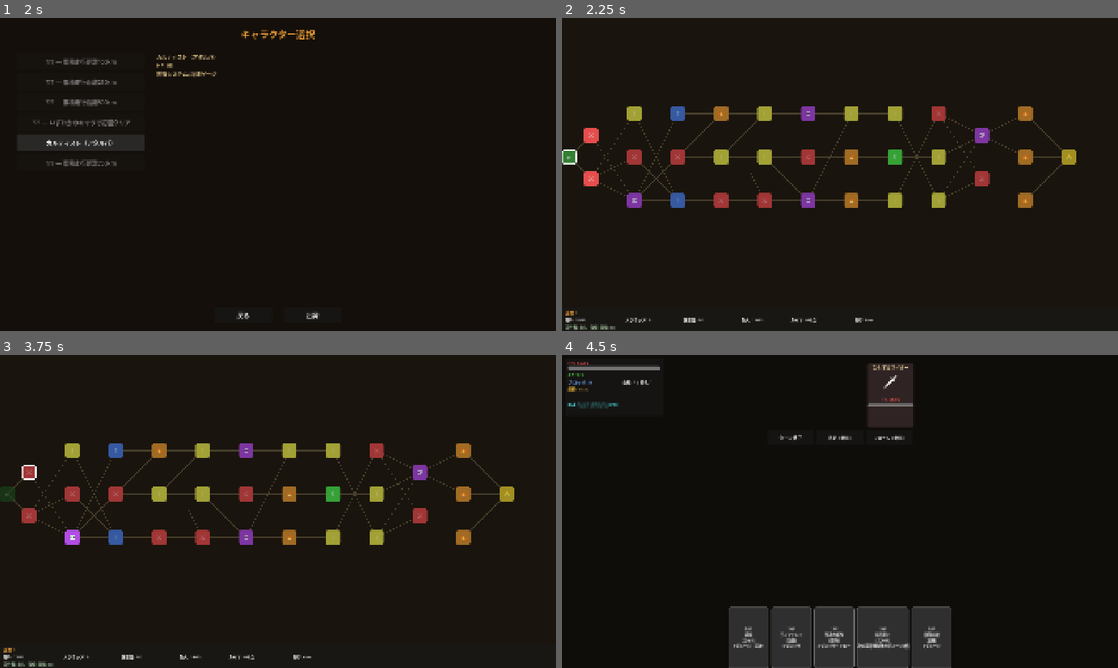
Above: before the commit, frames 1-4 (two rows, left to right).
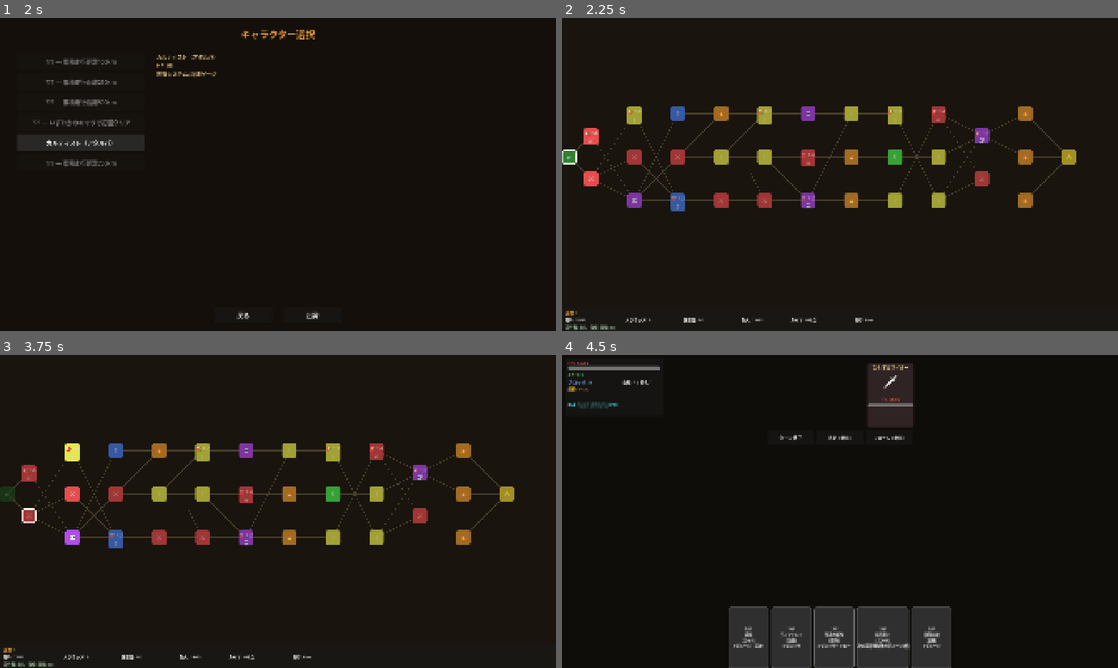
Above: after the commit, the same moments.

Repository: sashimihoutyou/too-fast-to-die
Game: Godot game, scene res://scenes/main/title_screen.tscn
The game is run twice, just before and just after one commit, with the same random seed, the same clock (stepped at 60 frames per second) and the same inputs.
Inputs:
- Up to frame 1 (2 s): click "ニューゲーム" at 0.5 s; click "カルティスト（アタルパ）" at 1.25 s
- Up to frame 2 (2.25 s): click "出発" at 2 s
- Up to frame 3 (3.75 s): click "⚔" at 2.75 s; click "逃走 (1燃料)" at 3.5 s
- Up to frame 4 (4.5 s): click "💀" at 4.25 s

Frame 1 is identical in both runs. In frame 2, 0.4% of the frame differs, in the area x 3-77%, y 29-62%; in frame 3, 0.8%, in the area x 3-77%, y 28-62%; in frame 4, less than 0.1%.

Commit message:
Make fuel routing matter on the map

Diff:
--- a/autoload/game_manager.gd
+++ b/autoload/game_manager.gd
@@ -81,11 +81,20 @@
 	current_state = new_state
 	state_changed.emit(GameState.keys()[new_state])
 
-func advance_node() -> void:
+func get_travel_resource_name() -> String:
+	if current_character != null and current_character.id == &"conqueror":
+		return "水"
+	return "燃料"
+
+func get_travel_resource_icon() -> String:
+	if current_character != null and current_character.id == &"conqueror":
+		return "💧"
+	return "⛽"
+
+func advance_node(travel_cost: int = 2) -> void:
 	current_node_index += 1
 	total_nodes_visited += 1
-	distance_km += randi_range(3, 6)
-	ResourceManager.consume_fuel(2)
+	distance_km += randi_range(3, 6) + travel_cost
 	ResourceManager.damage_bike(1)
 	if ResourceManager.bike_durability <= 0:
 		ResourceManager.consume_fuel(1)
--- a/autoload/save_manager.gd
+++ b/autoload/save_manager.gd
@@ -136,6 +136,7 @@
 			"position": Vector2(float(nd.get("pos_x", 0)), float(nd.get("pos_y", 0))),
 			"connections": nd.get("connections", []),
 			"visited": nd.get("visited", false),
+			"fuel_reward": int(nd.get("fuel_reward", 0)),
 		}
 		GameManager.map_nodes.append(node)
 
@@ -173,5 +174,6 @@
 			"pos_y": pos.y,
 			"connections": node.get("connections", []),
 			"visited": node.get("visited", false),
+			"fuel_reward": int(node.get("fuel_reward", 0)),
 		})
 	return result
--- a/scenes/combat/combat_screen.gd
+++ b/scenes/combat/combat_screen.gd
@@ -507,7 +507,7 @@
 		$PlayerHUD/APLabel.text = "AP: %d/%d" % [CombatManager.ap, CombatManager.max_ap]
 		$PlayerHUD/APLabel.add_theme_color_override("font_color", Color(0.3, 0.8, 0.3))
 	$PlayerHUD/BlockLabel.text = "ブロック: %d" % CombatManager.player_block
-	$PlayerHUD/FuelLabel.text = "燃料: %d/%d" % [ResourceManager.fuel, ResourceManager.tank_capacity]
+	$PlayerHUD/FuelLabel.text = "%s: %d/%d" % [GameManager.get_travel_resource_name(), ResourceManager.fuel, ResourceManager.tank_capacity]
 	$PlayerHUD/DeckLabel.text = "山札: %d | 捨札: %d" % [DeckManager.get_deck_count(), DeckManager.get_discard_count()]
 	$PlayerHUD/StatusLabel.text = _format_status(CombatManager.player_status)
 	_update_gauge_display()
@@ -519,7 +519,8 @@
 	$Controls/EndTurnButton.disabled = not in_turn
 	$Controls/FleeButton.disabled = not in_turn or is_boss
 	$Controls/RerollButton.disabled = not in_turn or ResourceManager.fuel < 1
-	$Controls/FleeButton.text = "逃走不可（ボス）" if is_boss else "逃走 (1燃料)"
+	$Controls/FleeButton.text = "逃走不可（ボス）" if is_boss else "逃走 (1%s)" % GameManager.get_travel_resource_name()
+	$Controls/RerollButton.text = "リロール (1%s)" % GameManager.get_travel_resource_name()
 
 func _auto_end_turn() -> void:
 	var msg := Label.new()
@@ -840,7 +841,7 @@
 func _create_fuel_reward_button(amount: int) -> Button:
 	var btn := Button.new()
 	btn.custom_minimum_size = Vector2(140, 190)
-	btn.text = "燃料\n+%d" % amount
+	btn.text = "%s\n+%d" % [GameManager.get_travel_resource_name(), amount]
 	var style := StyleBoxFlat.new()
 	style.bg_color = Color(0.12, 0.25, 0.15, 0.9)
 	style.corner_radius_top_left = 8
--- a/scenes/map/map_screen.gd
+++ b/scenes/map/map_screen.gd
@@ -51,8 +51,9 @@
 	for node: Dictionary in map_nodes:
 		var btn := Button.new()
 		var node_type: MapGenerator.NodeType = node["type"]
-		btn.text = MapGenerator.get_node_type_icon(node_type)
-		btn.tooltip_text = MapGenerator.get_node_type_name(node_type)
+		var fuel_reward: int = int(node.get("fuel_reward", 0))
+		btn.text = _get_node_button_text(node_type, fuel_reward)
+		btn.tooltip_text = _get_node_tooltip(node, fuel_reward)
 		btn.custom_minimum_size = Vector2(50, 50)
 		btn.position = node["position"] - Vector2(25, 25)
 		var style := StyleBoxFlat.new()
@@ -130,12 +131,22 @@
 	var node := _find_node_by_id(nid)
 	if node.is_empty():
 		return
+	var previous_node := _get_current_map_node()
+	var travel_cost := _get_travel_cost(previous_node, node)
+	if not ResourceManager.consume_fuel(travel_cost):
+		_show_notification("%sが足りない。\n必要: %d / 現在: %d" % [_get_travel_resource_name(), travel_cost, ResourceManager.fuel])
+		return
 
 	node["visited"] = true
 	current_row = node["row"]
 	GameManager.map_current_row = current_row
 	GameManager.map_current_node_id = nid
-	GameManager.advance_node()
+	GameManager.advance_node(travel_cost)
+	var fuel_reward: int = int(node.get("fuel_reward", 0))
+	if fuel_reward > 0:
+		ResourceManager.add_fuel(fuel_reward)
+		node["fuel_reward"] = 0
+		_show_notification("%sを発見した。\n+%d" % [_get_travel_resource_name(), fuel_reward])
 	SaveManager.save_run()
 	_update_hud()
 
@@ -282,7 +293,7 @@
 	_draw_map()
 
 func _update_hud() -> void:
-	$HUD/FuelLabel.text = "燃料: %d/%d" % [ResourceManager.fuel, ResourceManager.tank_capacity]
+	$HUD/FuelLabel.text = "%s: %d/%d" % [_get_travel_resource_name(), ResourceManager.fuel, ResourceManager.tank_capacity]
 	$HUD/ScrapLabel.text = "スクラップ: %d" % ResourceManager.scrap
 	$HUD/MedicineLabel.text = "医薬品: %d/%d" % [ResourceManager.medicine, ResourceManager.medicine_max]
 	$HUD/BikeDurabilityLabel.text = "耐久: %d/%d" % [ResourceManager.bike_durability, ResourceManager.bike_max_durability]
@@ -333,6 +344,34 @@
 	panel.add_child(close_btn)
 	add_child(panel)
 
+func _get_current_map_node() -> Dictionary:
+	if GameManager.map_current_node_id.is_empty():
+		return {}
+	return _find_node_by_id(GameManager.map_current_node_id)
+
+func _get_travel_cost(from_node: Dictionary, to_node: Dictionary) -> int:
+	return MapGenerator.calculate_travel_cost(from_node, to_node, GameManager.current_companion != null)
+
+func _get_node_button_text(node_type: MapGenerator.NodeType, fuel_reward: int) -> String:
+	var icon := MapGenerator.get_node_type_icon(node_type)
+	if fuel_reward > 0:
+		return "%s+%d\n%s" % [_get_travel_resource_icon(), fuel_reward, icon]
+	return icon
+
+func _get_node_tooltip(node: Dictionary, fuel_reward: int) -> String:
+	var parts: Array[String] = [MapGenerator.get_node_type_name(node["type"])]
+	var travel_cost := _get_travel_cost(_get_current_map_node(), node)
+	parts.append("%s消費: %d" % [_get_travel_resource_name(), travel_cost])
+	if fuel_reward > 0:
+		parts.append("%s獲得: +%d" % [_get_travel_resource_name(), fuel_reward])
+	return "\n".join(parts)
+
+func _get_travel_resource_name() -> String:
+	return GameManager.get_travel_resource_name()
+
+func _get_travel_resource_icon() -> String:
+	return GameManager.get_travel_resource_icon()
+
 func _draw_start_node() -> void:
 	var start_pos := Vector2(25, 480)
 	var btn := Button.new()
--- a/scenes/shop/shop_screen.gd
+++ b/scenes/shop/shop_screen.gd
@@ -35,7 +35,7 @@
 	for item in SHOP_ITEMS:
 		var cost := _discounted(item["cost"])
 		var btn := Button.new()
-		btn.text = "%s — %d燃料" % [item["name"], cost]
+		btn.text = "%s — %d%s" % [item["name"], cost, GameManager.get_travel_resource_name()]
 		btn.custom_minimum_size = Vector2(400, 50)
 		btn.add_theme_font_size_override("font_size", 18)
 		btn.disabled = ResourceManager.fuel < cost
@@ -50,7 +50,7 @@
 		var card: CardData = card_pool[i]
 		var cost := _discounted(4 + card.rarity * 3)
 		var btn := Button.new()
-		btn.text = "%s [%s] — %d燃料" % [card.get_display_name(), card.description, cost]
+		btn.text = "%s [%s] — %d%s" % [card.get_display_name(), card.description, cost, GameManager.get_travel_resource_name()]
 		btn.custom_minimum_size = Vector2(400, 50)
 		btn.add_theme_font_size_override("font_size", 16)
 		btn.disabled = ResourceManager.fuel < cost
@@ -70,7 +70,7 @@
 		var cost := _discounted(base_cost)
 		var slot_name := _slot_display_name(part.slot)
 		var btn := Button.new()
-		btn.text = "[%s] %s — %d燃料" % [slot_name, part.display_name, cost]
+		btn.text = "[%s] %s — %d%s" % [slot_name, part.display_name, cost, GameManager.get_travel_resource_name()]
 		btn.custom_minimum_size = Vector2(400, 50)
 		btn.add_theme_font_size_override("font_size", 16)
 		btn.disabled = ResourceManager.fuel < cost
@@ -116,7 +116,7 @@
 	for child in $ItemContainer.get_children():
 		child.queue_free()
 	var info := Label.new()
-	info.text = "削除するカードを選択 (%d燃料):" % cost
+	info.text = "削除するカードを選択 (%d%s):" % [cost, GameManager.get_travel_resource_name()]
 	info.add_theme_font_size_override("font_size", 18)
 	$ItemContainer.add_child(info)
 	for card: CardData in DeckManager.master_deck:
@@ -153,7 +153,8 @@
 	_update_fuel_display()
 
 func _update_fuel_display() -> void:
-	$FuelLabel.text = "所持燃料: %d / 耐久: %d/%d" % [
+	$FuelLabel.text = "所持%s: %d / 耐久: %d/%d" % [
+		GameManager.get_travel_resource_name(),
 		ResourceManager.fuel,
 		ResourceManager.bike_durability,
 		ResourceManager.bike_max_durability,
--- a/scripts/map/map_generator.gd
+++ b/scripts/map/map_generator.gd
@@ -25,11 +25,13 @@
 				"type": node_type,
 				"connections": [],
 				"visited": false,
+				"fuel_reward": 0,
 				"position": Vector2.ZERO,
 			})
 
 	_build_connections(nodes, rows)
 	_assign_positions(nodes, rows, cols)
+	_assign_fuel_rewards(nodes, rng)
 	return nodes
 
 static func _pick_node_type(row: int, total_rows: int, rng: RandomNumberGenerator, _act: int) -> NodeType:
@@ -96,6 +98,25 @@
 		var y_offset := (float(idx) - float(count - 1) / 2.0) * y_spacing
 		node["position"] = Vector2(100.0 + node["row"] * x_spacing, 480.0 + y_offset)
 
+static func _assign_fuel_rewards(nodes: Array[Dictionary], rng: RandomNumberGenerator) -> void:
+	for node: Dictionary in nodes:
+		var node_type: NodeType = node["type"]
+		if node_type == NodeType.BOSS or node_type == NodeType.REST:
+			continue
+		if rng.randf() < 0.22:
+			node["fuel_reward"] = rng.randi_range(2, 5)
+
+static func calculate_travel_cost(from_node: Dictionary, to_node: Dictionary, has_companion: bool) -> int:
+	var from_pos := Vector2(0.0, 480.0)
+	if not from_node.is_empty():
+		from_pos = from_node.get("position", from_pos)
+	var to_pos: Vector2 = to_node.get("position", from_pos)
+	var distance_cost := ceili(from_pos.distance_to(to_pos) / 150.0)
+	var cost := maxi(1, distance_cost) + 1
+	if has_companion:
+		cost += 1
+	return cost
+
 static func _get_nodes_at_row(nodes: Array[Dictionary], row: int) -> Array[Dictionary]:
 	var result: Array[Dictionary] = []
 	for n in nodes:
Renamed: Charactor_Choose_Atarpa.png -> assets/characters/Charactor_Choose_Atarpa.png
Not shown, changed: assets/characters/Charactor_Choose_Atarpa.png.import
Renamed: Charactor_Choose_Vespa.png -> assets/characters/Charactor_Choose_Vespa.png
Not shown, changed: assets/characters/Charactor_Choose_Vespa.png.import
Renamed: atarpa.png -> assets/characters/atarpa.png
Not shown, changed: assets/characters/atarpa.png.import
Renamed: vespa.png -> assets/characters/vespa.png
Not shown, changed: assets/characters/vespa.png.import
Not shown, added: docs/game_reassessment.md
Not shown, changed: docs/remaining_tasks.md
Not shown, removed: 作業予定.md
